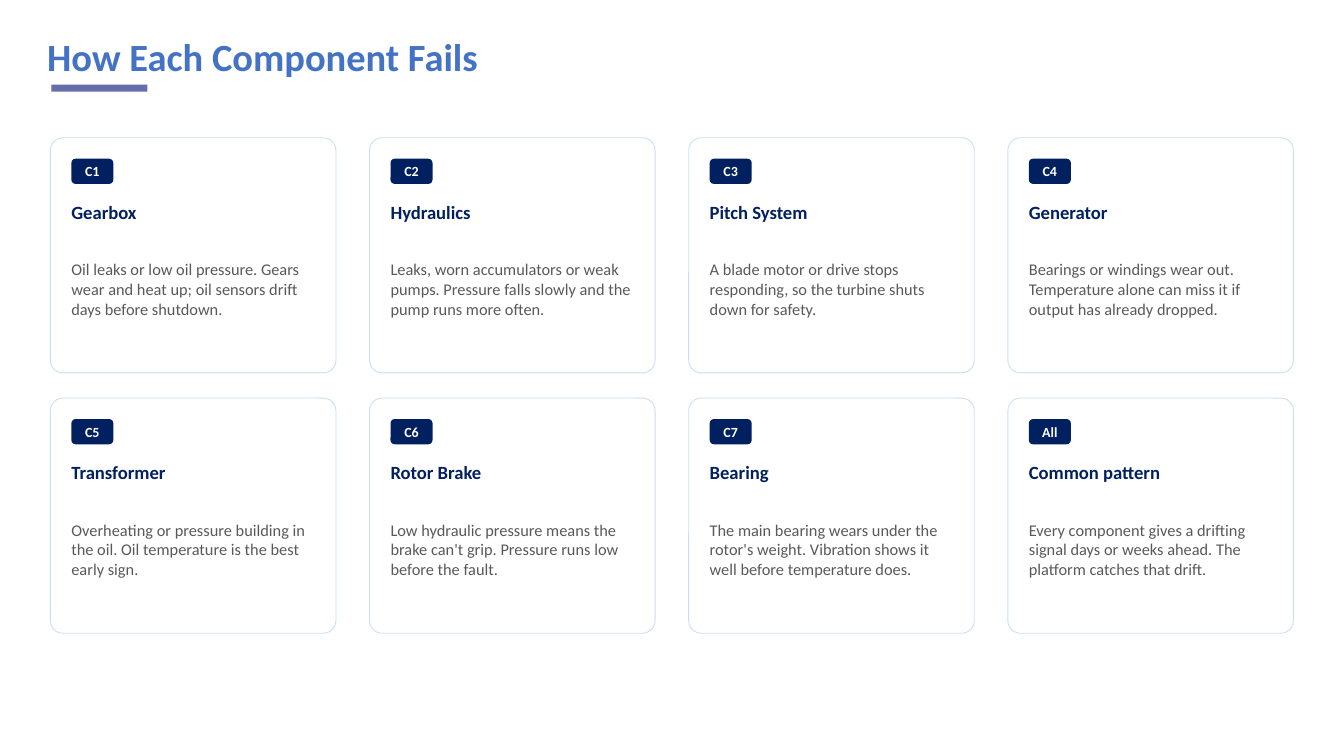
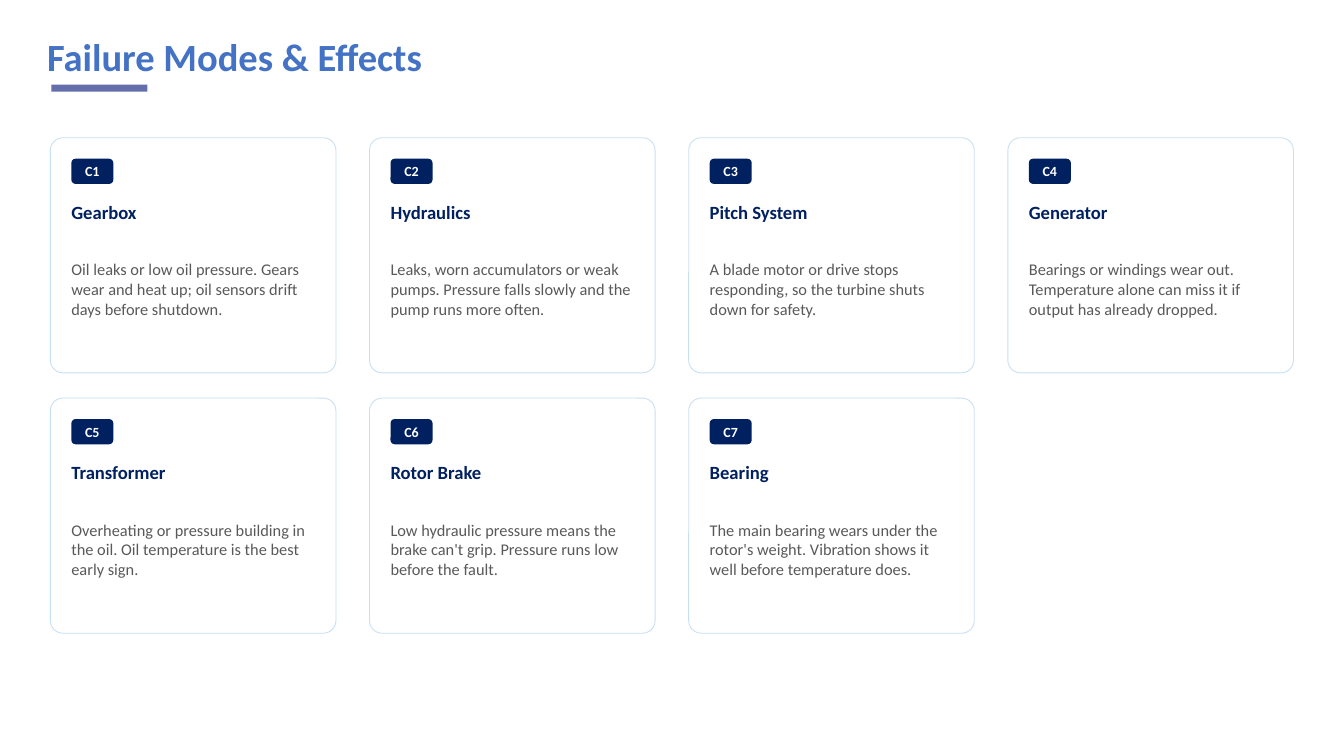
Before and after one commit to sd-umeshnikam/wind-turbine-pdm1, a slide deck: slide 7 of docs/deliverables/Project_Demo_Deck.pptx (slide 6 before the commit). Drawn at 1344x756 pixels with LibreOffice and Linux fonts; fonts in the diff are those of the drawing; background and template pictures are left out. Boxes give left, top, right and bottom in pixels: in the first picture for what was removed or moved away, otherwise in the second. Text is boxed around its words. In the diff, an @@ line names an element or a change of style, - is before the commit and + after.

```diff
--- a/docs/deliverables/Project_Demo_Deck.pptx
+++ b/docs/deliverables/Project_Demo_Deck.pptx
@@ title at (47,44,422,72): text changed @@
-How Each Component Fails
+Failure Modes & Effects
@@ rounded rectangle removed at (1008,398,1294,633) @@
@@ rounded rectangle removed at (1029,419,1071,444) @@
-All
@@ text removed at (1029,466,1160,482) @@
-Common pattern
@@ text removed at (1029,524,1245,578) @@
-Every component gives a drifting signal days or weeks ahead. The platform catches that drift.
```
Also in this commit, not shown: 9 other slides changed, 1 slide added, 2 other files.
